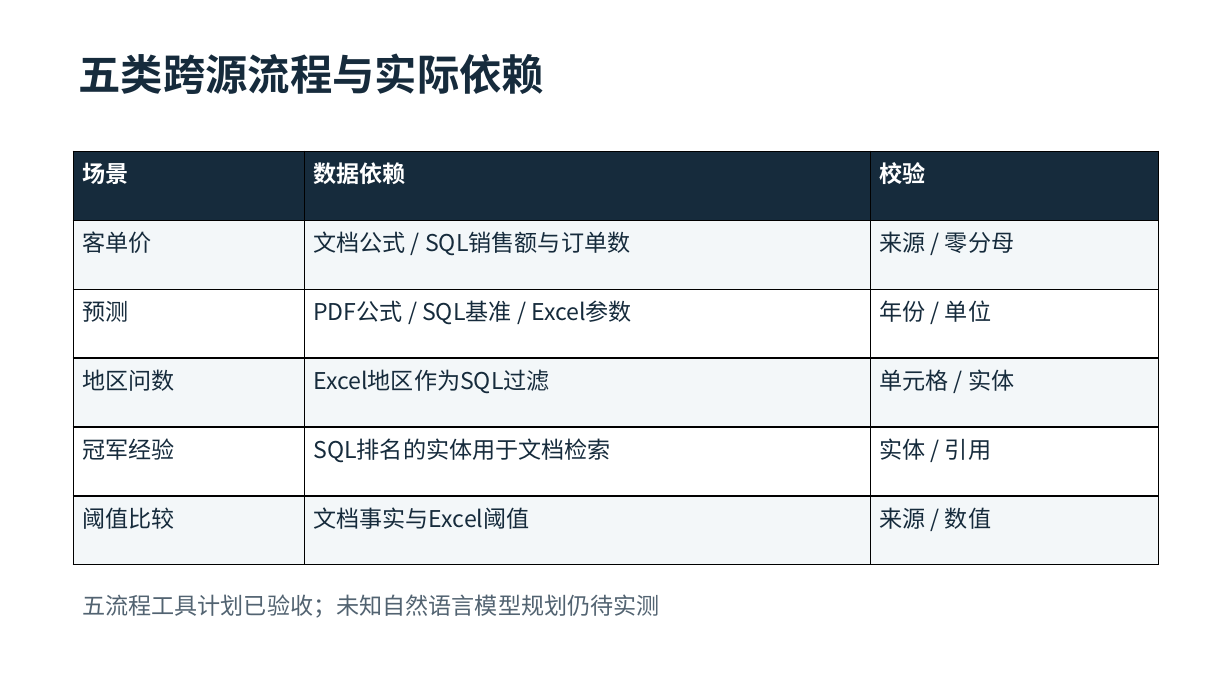
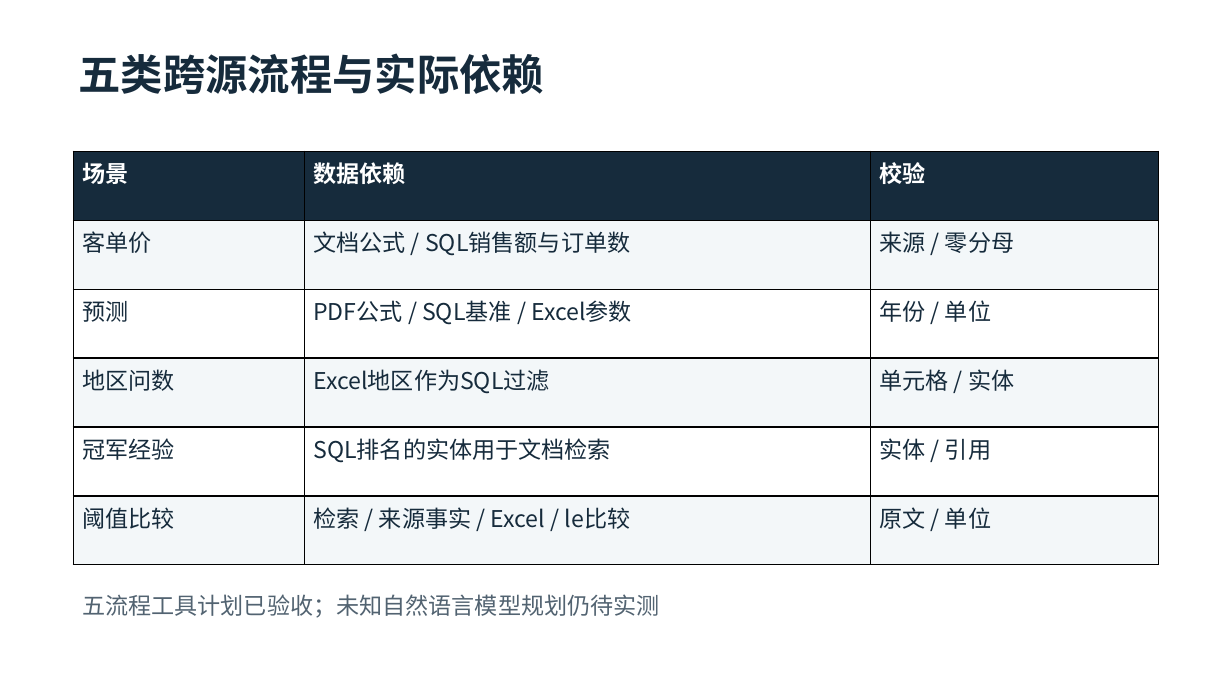
Before and after one commit to xk-uestc/omni-agent, a slide deck: slide 8 of delivery/05-anonymous-defense.pptx. Drawn at 1232x693 pixels with LibreOffice and Linux fonts; fonts in the diff are those of the drawing. Boxes give left, top, right and bottom in pixels: in the first picture for what was removed or moved away, otherwise in the second. Text is boxed around its words. In the diff, an @@ line names an element or a change of style, - is before the commit and + after.

```diff
--- a/delivery/05-anonymous-defense.pptx
+++ b/delivery/05-anonymous-defense.pptx
@@ table at (73,152,1158,566) @@
-row 6, column 2: 文档事实与Excel阈值
+row 6, column 2: 检索 / 来源事实 / Excel / le比较
-row 6, column 3: 来源 / 数值
+row 6, column 3: 原文 / 单位
```
Also in this commit, not shown: 1 other slide changed, 39 other files.
